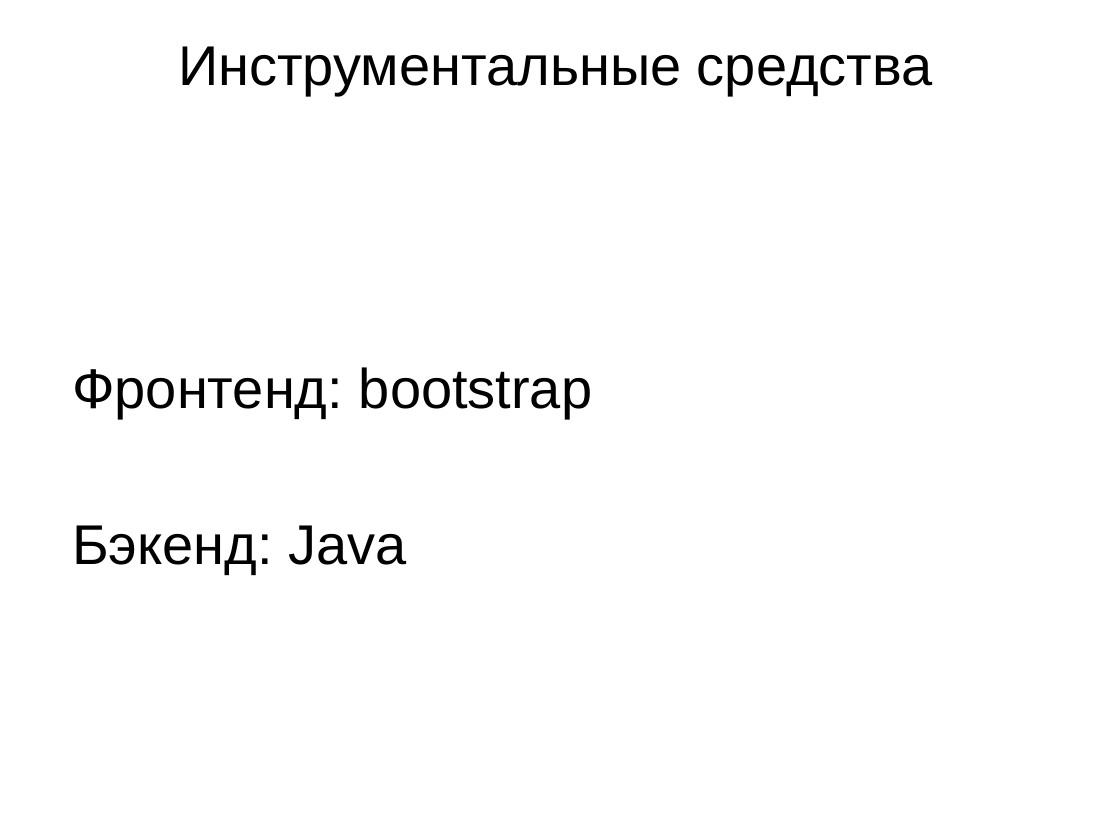
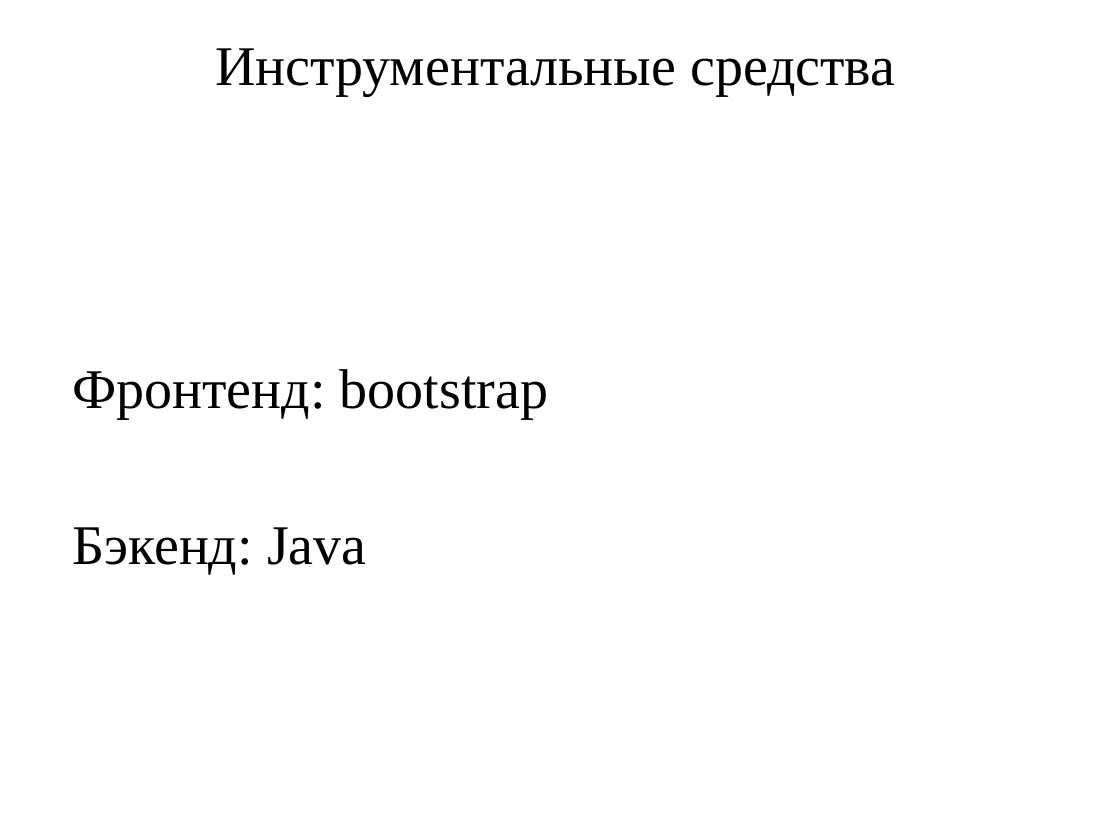
Before and after one commit to vadimgilka/WebsiteOperatorRates, a slide deck: slide 12 of Documentation/Pre-defense/First/Presentation.pptx (slide 13 before the commit). Drawn at 1120x840 pixels with LibreOffice and Linux fonts; fonts in the diff are those of the drawing. Boxes give left, top, right and bottom in pixels: in the first picture for what was removed or moved away, otherwise in the second. Text is boxed around its words. In the diff, an @@ line names an element or a change of style, - is before the commit and + after.

```diff
--- a/Documentation/Pre-defense/First/Presentation.pptx
+++ b/Documentation/Pre-defense/First/Presentation.pptx
@@ title "Инструментальные средства" at (215,48,895,95): font Arial to Times New Roman @@
@@ subtitle "Фронтенд: bootstrap" at (72,369,548,575): font Arial to Times New Roman @@
```
Also in this commit, not shown: 12 other slides changed, 1 slide removed.
